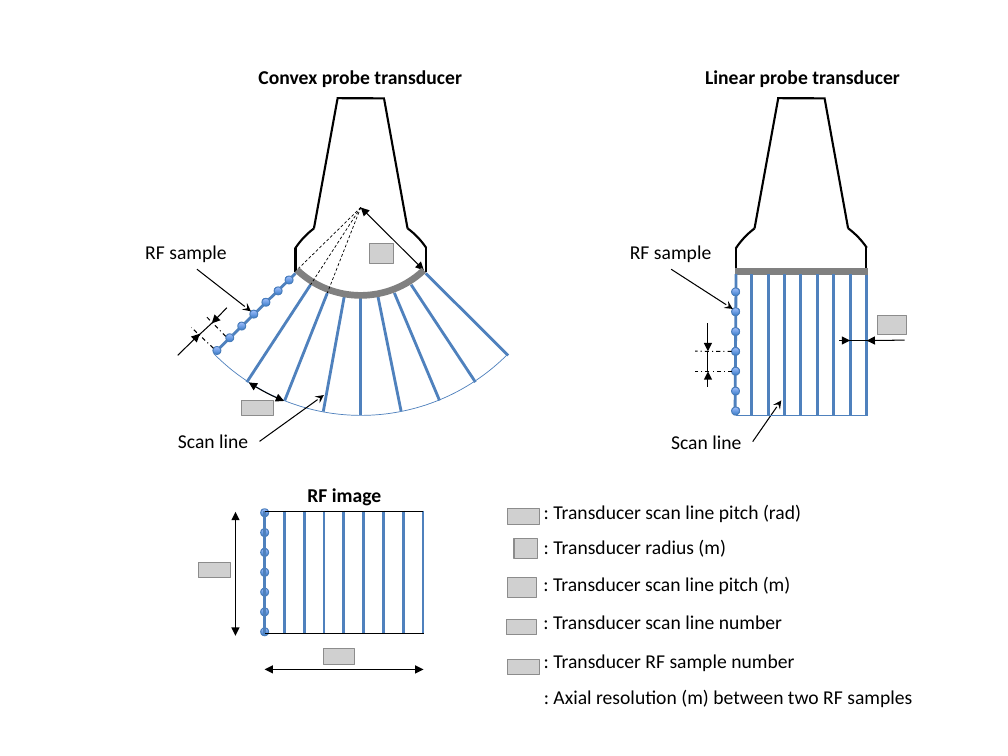
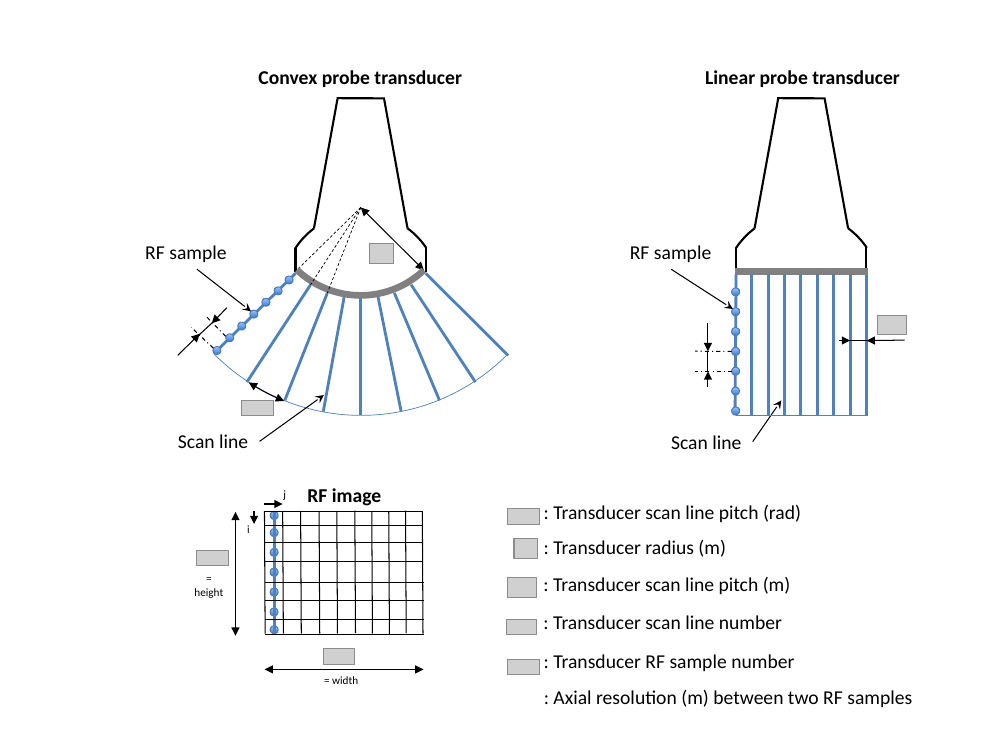
Before and after one commit to lagadic/ustk, a slide deck: slide 2 of doc/image/img-usProbeSettings.pptx. Drawn at 1008x756 pixels with LibreOffice and Linux fonts; fonts in the diff are those of the drawing; grey boxes stand for pictures; background and template pictures are left out. Boxes give left, top, right and bottom in pixels: in the first picture for what was removed or moved away, otherwise in the second. Text is boxed around its words. In the diff, an @@ line names an element or a change of style, - is before the commit and + after.

Commit message:
updating usImage schemas for the doc

```diff
--- a/doc/image/img-usProbeSettings.pptx
+++ b/doc/image/img-usProbeSettings.pptx
@@ arrow added from (264, 504) to (282, 504), #000000 1.75 pt @@
@@ text added at bbox=[283, 490, 286, 500], 8 pt, text #000000 @@
+j
@@ text added at bbox=[247, 525, 250, 533], 8 pt, text #000000 @@
+i
@@ arrow added from (254, 511) to (254, 524), #000000 1.75 pt @@
@@ line (264, 511) - (265, 634): stroke #4F81BD 2 pt to #000000 0.75 pt @@
@@ line added from (264, 525) to (422, 525), #000000 0.75 pt @@
@@ ellipse: place and size @@
-ellipse at bbox=[261, 509, 269, 517]
+ellipse at bbox=[270, 512, 278, 520]
@@ line moved from (284, 511) - (284, 634) to (274, 512) - (274, 634) @@
@@ line added from (282, 511) to (283, 634), #000000 0.75 pt @@
@@ line (300, 511) - (301, 634): stroke #4F81BD 2 pt to #000000 0.75 pt @@
@@ line (320, 511) - (320, 634): stroke #4F81BD 2 pt to #000000 0.75 pt @@
@@ 3 lines: place and size @@
-3 lines at bbox=[304, 511, 344, 634]
+3 lines at bbox=[300, 511, 338, 634]
@@ line (337, 511) - (338, 634): stroke #4F81BD 2 pt to #000000 0.75 pt @@
@@ line added from (355, 511) to (356, 633), #000000 0.75 pt @@
@@ 6 ellipses, 1 line: place and size @@
-6 ellipses, 1 line at bbox=[261, 511, 364, 636]
+6 ellipses, 1 line at bbox=[270, 511, 373, 634]
@@ line (372, 511) - (373, 634): stroke #4F81BD 2 pt to #000000 0.75 pt @@
@@ line moved from (383, 511) - (383, 634) to (389, 512) - (389, 634) @@
@@ line (389, 512) - (389, 634): stroke #4F81BD 2 pt to #000000 0.75 pt @@
@@ line moved from (403, 511) - (403, 634) to (405, 511) - (406, 633) @@
@@ line (405, 511) - (406, 633): stroke #4F81BD 2 pt to #000000 0.75 pt @@
@@ line (422, 511) - (423, 634): stroke #4F81BD 2 pt to #000000 0.75 pt @@
@@ picture: place and size @@
-picture at bbox=[199, 562, 231, 578]
+picture at bbox=[197, 550, 229, 565]
@@ line added from (265, 542) to (423, 542), #000000 0.75 pt @@
@@ line added from (265, 561) to (423, 561), #000000 0.75 pt @@
@@ text added at bbox=[194, 588, 223, 598], 8 pt, text #000000 @@
+=
+height
@@ line added from (265, 583) to (423, 583), #000000 0.75 pt @@
@@ line added from (265, 601) to (424, 601), #000000 0.75 pt @@
@@ line added from (265, 620) to (423, 620), #000000 0.75 pt @@
@@ text added at bbox=[332, 676, 358, 684], 8 pt, text #000000 @@
+= width
```
Also in this commit, not shown: 3 other slides changed.
